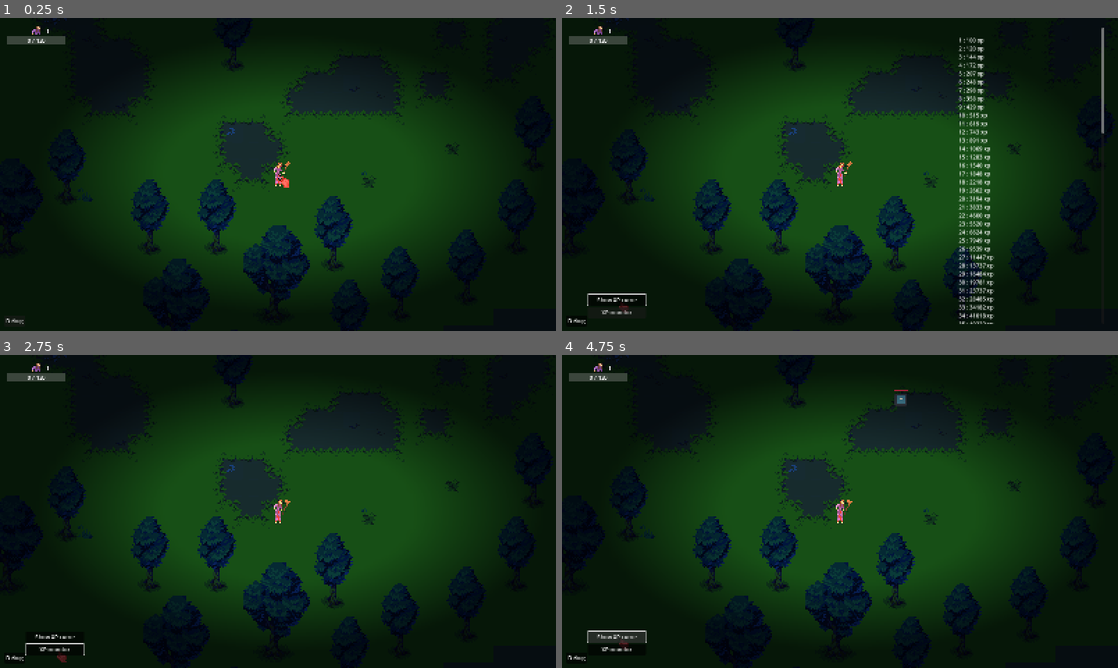
Above: before the commit, frames 1-4 (two rows, left to right).
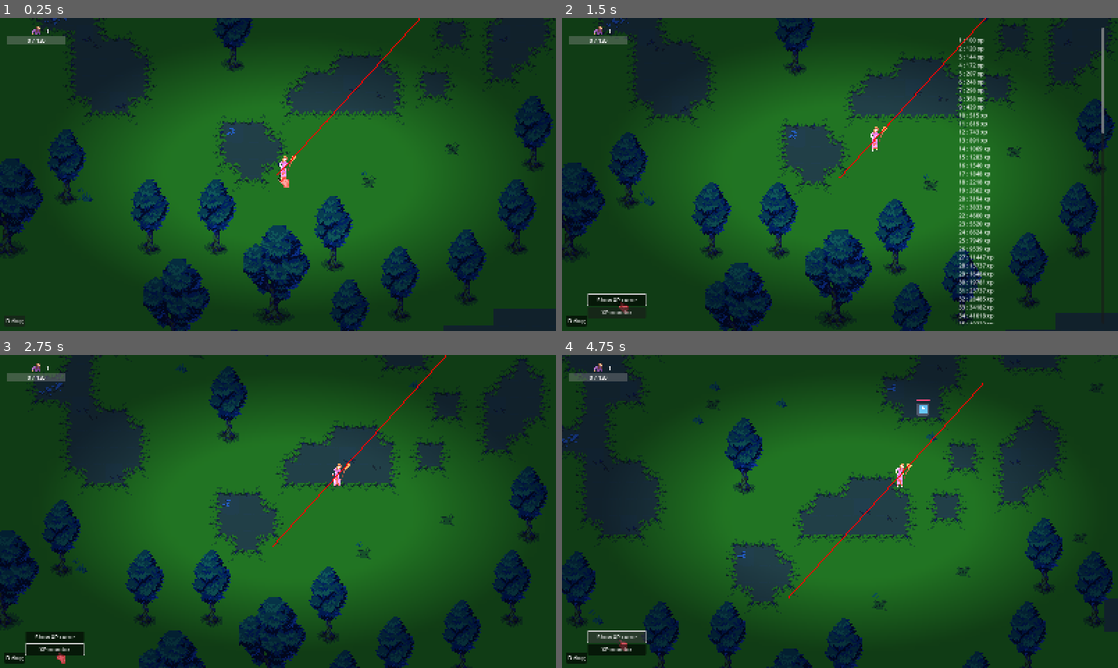
Above: after the commit, the same moments.

Repository: astonedf/Survivor
Game: Godot game, scene res://scenes/main/main.tscn
Same seed, same stepped clock (60 frames per second), same inputs: the game is played once before the commit and once after it. The engine's default icon, where the game draws it, is replaced by a stand-in: a white triangle on a blue panel in a dark square.
Inputs:
- Up to frame 1 (0.25 s): no input
- Up to frame 2 (1.5 s): click "Debug" at 0.5 s; click "Show XP curve" at 1.25 s
- Up to frame 3 (2.75 s): click "XP monitor" at 2 s
- Up to frame 4 (4.75 s): click "Debug" at 2.75 s; click "Debug" at 3.5 s; click "Show XP curve" at 4.25 s

The runs differ from the first frame. In frame 1, 96% of the frame differs, in the area x 0-100%, y 0-100%; in frame 2, 92%; in frame 3, 95%; in frame 4, 95%.

Commit message:
witch auto move test

Diff:
--- a/Survivor/characters/the_witch/the_witch.gd
+++ b/Survivor/characters/the_witch/the_witch.gd
@@ -2,15 +2,18 @@
 
 
 @export var speed: int
+@export var Goal: Node = null
 
 @onready var fireball: Fireball = $Fireball
 
 var destination: Vector2
 var target_position: Vector2
 var direction
+var given_direction: bool = false
 
 
 func _ready() -> void:
+	$NavigationAgent2D.target_position = Goal.global_position
 	destination = global_position
 	fireball.cast()
 
@@ -18,27 +21,35 @@
 func _unhandled_input(event: InputEvent) -> void:
 	if event.is_action_pressed("RMB"):
 		destination = get_global_mouse_position()
+		given_direction = true
 
 
 func _physics_process(delta):
+	if given_direction:
+		var mouse_distance = position.distance_to(get_global_mouse_position())
+		mouse_distance = remap(mouse_distance, 100, 1000, 0.1, 1)
+
+		if destination.x > position.x:
+			direction = 1
+		else:
+			direction = -1
+
+		if position.distance_to(destination) > 3:
+			target_position = (destination - position).normalized()
+			velocity = target_position * speed
+			move_and_slide()
+		else:
+			velocity = Vector2(0,0)
+
+			handle_movement_anim(direction)
+	else:
+		if !$NavigationAgent2D.is_target_reached():
+			var nav_point_direction = $NavigationAgent2D.get_next_path_position()
+			velocity = global_position.direction_to(nav_point_direction) * speed
+			move_and_slide()
 	TheWitchManager.position_updated.emit(global_position)
 
-	var mouse_distance = position.distance_to(get_global_mouse_position())
-	mouse_distance = remap(mouse_distance, 100, 1000, 0.1, 1)
 
-	if destination.x > position.x:
-		direction = 1
-	else:
-		direction = -1
-
-	if position.distance_to(destination) > 3:
-		target_position = (destination - position).normalized()
-		velocity = target_position * speed
-		move_and_slide()
-	else:
-		velocity = Vector2(0,0)
-
-	handle_movement_anim(direction)
 
 
 func handle_movement_anim(dir):
--- a/Survivor/characters/the_witch/the_witch.tscn
+++ b/Survivor/characters/the_witch/the_witch.tscn
@@ -170,6 +170,11 @@
 shape = SubResource("CapsuleShape2D_upxre")
 debug_color = Color(0.899529, 0.259243, 0.453668, 0.42)
 
+[node name="NavigationAgent2D" type="NavigationAgent2D" parent="."]
+path_desired_distance = 3.0
+target_desired_distance = 3.0
+debug_enabled = true
+
 [connection signal="timeout" from="EnemySpawner/SpawnTimer" to="EnemySpawner" method="_on_spawn_timer_timeout"]
 [connection signal="animation_finished" from="AnimationPlayer" to="." method="_on_animation_player_animation_finished"]
 [connection signal="body_entered" from="WeaponPickupRangeArea" to="." method="_on_weapon_pickup_range_area_body_entered"]
--- a/Survivor/scenes/main/main.tscn
+++ b/Survivor/scenes/main/main.tscn
@@ -657,6 +657,11 @@
 sources/1 = SubResource("TileSetAtlasSource_lquwl")
 sources/2 = SubResource("TileSetAtlasSource_7mycd")
 
+[sub_resource type="NavigationPolygon" id="NavigationPolygon_hujxm"]
+vertices = PackedVector2Array(664.547, 407.281, 456.438, 623.313, 56.0938, 652.961, -332.492, 617.898, -318.328, 354.633, -65.1563, 241.422, 1021.24, 19.4688, -47.4609, -700.07, 2.5625, -894.297, 1001.9, -935.977, 1542.65, -908.203, 1672.17, -778.68, 1438.13, -223.703, 1293.31, -0.601563, -198.117, 98.4922, -398.102, 121.258, -564.742, -221.711, -396.742, -527.43, 929, 231.297)
+polygons = Array[PackedInt32Array]([PackedInt32Array(0, 1, 2, 3, 4, 5, 6), PackedInt32Array(7, 8, 9, 10, 11, 12, 13, 6, 14), PackedInt32Array(14, 15, 16, 17, 7), PackedInt32Array(5, 14, 6), PackedInt32Array(0, 6, 18)])
+outlines = Array[PackedVector2Array]([PackedVector2Array(56, 663, 461, 633, 671, 415, 937, 238, 1028, 29, 1299, 9, 1447, -219, 1684, -781, 1547, -918, 1002, -946, -5, -904, -5, -905, -56, -707, -404, -535, -576, -222, -404, 132, -202, 109, -82, 238, -328, 348, -343, 627)])
+
 [node name="Main" type="Node2D"]
 
 [node name="TileMap" type="TileMapLayer" parent="."]
@@ -680,10 +685,12 @@
 tile_map_data = PackedByteArray("AAD1//r/AQABAAEAAAD1//v/AQABAAEAAAD1//z/AQABAAEAAAD1//3/AQABAAEAAAD1//7/AQABAAEAAAD1// …(70992 unchanged characters)…
 tile_set = SubResource("TileSet_1bvp3")
 
-[node name="TheWitch" parent="." instance=ExtResource("4_yyfjg")]
+[node name="TheWitch" parent="." node_paths=PackedStringArray("Goal") instance=ExtResource("4_yyfjg")]
 position = Vector2(340, 284)
+Goal = NodePath("../Marker2D")
 
 [node name="DirectionalLight2D" type="DirectionalLight2D" parent="."]
+visible = false
 color = Color(1, 1, 1, 0.611765)
 blend_mode = 1
 
@@ -693,3 +700,9 @@
 
 [node name="Level_upgrades" parent="Hud" instance=ExtResource("7_hujxm")]
 visible = false
+
+[node name="NavigationRegion2D" type="NavigationRegion2D" parent="."]
+navigation_polygon = SubResource("NavigationPolygon_hujxm")
+
+[node name="Marker2D" type="Marker2D" parent="."]
+position = Vector2(898, -329)
--- a/Survivor/ui/level_upgrades/spell_tree.tscn
+++ b/Survivor/ui/level_upgrades/spell_tree.tscn
@@ -12,7 +12,7 @@
 
 [node name="2" type="Sprite2D" parent="."]
 texture_filter = 1
-position = Vector2(1064, 447.6)
+position = Vector2(1368, 456)
 scale = Vector2(1.78, 1.78)
 texture = ExtResource("1_12ppc")
 
@@ -58,7 +58,6 @@
 offset_bottom = 126.384
 grow_horizontal = 1
 grow_vertical = 1
-text = "XP"
 
 [node name="TreeButton2" parent="HandTree" instance=ExtResource("1_em4sy")]
 self_modulate = Color(1, 0, 0, 1)
@@ -69,7 +68,6 @@
 offset_bottom = 128.384
 grow_horizontal = 1
 grow_vertical = 1
-text = "DMG"
 
 [node name="TreeButton3" parent="HandTree" instance=ExtResource("1_em4sy")]
 self_modulate = Color(1, 0, 0, 1)
@@ -80,7 +78,6 @@
 offset_bottom = 336.384
 grow_horizontal = 1
 grow_vertical = 1
-text = "HEAL"
 
 [node name="TreeButton4" parent="HandTree" instance=ExtResource("1_em4sy")]
 self_modulate = Color(1, 0, 0, 1)
@@ -91,7 +88,6 @@
 offset_bottom = 440.384
 grow_horizontal = 1
 grow_vertical = 1
-text = "CD"
 
 [node name="TreeButton5" parent="HandTree" instance=ExtResource("1_em4sy")]
 self_modulate = Color(1, 0, 0, 1)
@@ -102,7 +98,6 @@
 offset_bottom = 336.384
 grow_horizontal = 1
 grow_vertical = 1
-text = "SHIELD"
 
 [node name="TreeButton6" parent="HandTree" instance=ExtResource("1_em4sy")]
 self_modulate = Color(1, 1, 0, 1)
@@ -113,7 +108,6 @@
 offset_bottom = 272.384
 grow_horizontal = 1
 grow_vertical = 1
-text = "REVIVE"
 
 [node name="1" type="Sprite2D" parent="."]
 texture_filter = 1
@@ -295,7 +289,6 @@
 offset_bottom = 128.384
 grow_horizontal = 1
 grow_vertical = 1
-text = "Fire"
 
 [node name="TreeButton2" parent="WitchTree" instance=ExtResource("1_em4sy")]
 self_modulate = Color(1, 0, 1, 1)
@@ -307,7 +300,6 @@
 offset_bottom = 288.384
 grow_horizontal = 1
 grow_vertical = 1
-text = "DMG"
 
 [node name="TreeButton3" parent="WitchTree" instance=ExtResource("1_em4sy")]
 self_modulate = Color(0, 0.509804, 1, 1)
@@ -319,7 +311,6 @@
 offset_bottom = 128.384
 grow_horizontal = 1
 grow_vertical = 1
-text = "lightng"
 
 [node name="TreeButton4" parent="WitchTree" instance=ExtResource("1_em4sy")]
 self_modulate = Color(0, 1, 1, 1)
@@ -331,7 +322,6 @@
 offset_bottom = 288.384
 grow_horizontal = 1
 grow_vertical = 1
-text = "Stun"
 
 [node name="TreeButton5" parent="WitchTree" instance=ExtResource("1_em4sy")]
 self_modulate = Color(0, 1, 1, 1)
@@ -343,7 +333,6 @@
 offset_bottom = 288.384
 grow_horizontal = 1
 grow_vertical = 1
-text = "DoT"
 
 [node name="TreeButton19" parent="WitchTree" instance=ExtResource("1_em4sy")]
 self_modulate = Color(0, 1, 1, 1)
@@ -355,7 +344,6 @@
 offset_bottom = 288.384
 grow_horizontal = 1
 grow_vertical = 1
-text = "Nbr"
 
 [node name="TreeButton6" parent="WitchTree" instance=ExtResource("1_em4sy")]
 self_modulate = Color(0, 1, 1, 1)
@@ -367,7 +355,6 @@
 offset_bottom = 288.384
 grow_horizontal = 1
 grow_vertical = 1
-text = "Nbr"
 
 [node name="TreeButton7" parent="WitchTree" instance=ExtResource("1_em4sy")]
 self_modulate = Color(0, 0.509804, 1, 1)
@@ -379,7 +366,6 @@
 offset_bottom = 448.384
 grow_horizontal = 1
 grow_vertical = 1
-text = "Wind"
 
 [node name="TreeButton17" parent="WitchTree" instance=ExtResource("1_em4sy")]
 self_modulate = Color(0, 0.509804, 1, 1)
@@ -391,7 +377,6 @@
 offset_bottom = 768.384
 grow_horizontal = 1
 grow_vertical = 1
-text = "Water"
 
 [node name="TreeButton8" parent="WitchTree" instance=ExtResource("1_em4sy")]
 self_modulate = Color(0, 0.509804, 1, 1)
@@ -403,7 +388,6 @@
 offset_bottom = 768.384
 grow_horizontal = 1
 grow_vertical = 1
-text = "Plant"
 
 [node name="TreeButton9" parent="WitchTree" instance=ExtResource("1_em4sy")]
 self_modulate = Color(0, 0.509804, 1, 1)
@@ -415,7 +399,6 @@
 offset_bottom = 448.384
 grow_horizontal = 1
 grow_vertical = 1
-text = "Earth"
 
 [node name="TreeButton10" parent="WitchTree" instance=ExtResource("1_em4sy")]
 self_modulate = Color(1, 0, 1, 1)
@@ -427,7 +410,6 @@
 offset_bottom = 528.384
 grow_horizontal = 1
 grow_vertical = 1
-text = "Speed"
 
 [node name="TreeButton11" parent="WitchTree" instance=ExtResource("1_em4sy")]
 self_modulate = Color(1, 0, 1, 1)
@@ -439,7 +421,6 @@
 offset_bottom = 608.384
 grow_horizontal = 1
 grow_vertical = 1
-text = "Regen"
 
 [node name="TreeButton12" parent="WitchTree" instance=ExtResource("1_em4sy")]
 self_modulate = Color(1, 0, 1, 1)
@@ -451,7 +432,6 @@
 offset_bottom = 448.384
 grow_horizontal = 1
 grow_vertical = 1
-text = "Health"
 
 [node name="TreeButton13" parent="WitchTree" instance=ExtResource("1_em4sy")]
 self_modulate = Color(1, 0, 1, 1)
@@ -463,7 +443,6 @@
 offset_bottom = 448.384
 grow_horizontal = 1
 grow_vertical = 1
-text = "CD"
 
 [node name="TreeButton14" parent="WitchTree" instance=ExtResource("1_em4sy")]
 self_modulate = Color(1, 0, 1, 1)
@@ -475,7 +454,6 @@
 offset_bottom = 608.384
 grow_horizontal = 1
 grow_vertical = 1
-text = "Size"
 
 [node name="TreeButton15" parent="WitchTree" instance=ExtResource("1_em4sy")]
 self_modulate = Color(0, 1, 1, 1)
@@ -487,7 +465,6 @@
 offset_bottom = 608.384
 grow_horizontal = 1
 grow_vertical = 1
-text = "Slow"
 
 [node name="TreeButton16" parent="WitchTree" instance=ExtResource("1_em4sy")]
 self_modulate = Color(0, 1, 1, 1)
@@ -499,7 +476,6 @@
 offset_bottom = 608.384
 grow_horizontal = 1
 grow_vertical = 1
-text = "Nbr"
 
 [node name="TreeButton18" parent="WitchTree" instance=ExtResource("1_em4sy")]
 self_modulate = Color(0, 1, 1, 1)
@@ -511,4 +487,3 @@
 offset_bottom = 608.384
 grow_horizontal = 1
 grow_vertical = 1
-text = "Nbr"
--- a/Survivor/ui/level_upgrades/tree_button.tscn
+++ b/Survivor/ui/level_upgrades/tree_button.tscn
@@ -1,6 +1,9 @@
-[gd_scene format=3 uid="uid://bglumh3jmdfw7"]
+[gd_scene load_steps=2 format=3 uid="uid://bglumh3jmdfw7"]
 
-[node name="TreeButton" type="Button"]
+[ext_resource type="Texture2D" uid="uid://cg0ctg8ik8y44" path="res://assets/6.png" id="1_ps4t6"]
+
+[node name="TreeButton" type="TextureButton"]
+texture_filter = 1
 anchors_preset = -1
 anchor_right = 0.04
 anchor_bottom = 0.071
@@ -8,21 +11,24 @@
 grow_horizontal = 2
 grow_vertical = 2
 tooltip_text = "Description of the spell or upgrade"
+texture_normal = ExtResource("1_ps4t6")
+stretch_mode = 0
 
 [node name="upgrade_amount" type="ColorRect" parent="."]
 layout_mode = 0
-offset_left = 32.0
-offset_top = 48.0
-offset_right = 72.0
-offset_bottom = 72.0
+offset_left = 42.0
+offset_top = 42.0
+offset_right = 82.0
+offset_bottom = 66.0
 mouse_filter = 2
-color = Color(0.0885599, 0.0885599, 0.0885599, 1)
+color = Color(0.705882, 0.654902, 0.580392, 1)
 
 [node name="n_upgrade" type="Label" parent="upgrade_amount"]
 layout_mode = 0
 offset_left = 7.0
 offset_right = 39.0
 offset_bottom = 23.0
+theme_override_colors/font_color = Color(0.92549, 0.866667, 0.752941, 1)
 text = "0"
 
 [node name="max_upgrade" type="Label" parent="upgrade_amount"]
@@ -30,5 +36,6 @@
 offset_left = 2.0
 offset_right = 34.0
 offset_bottom = 23.0
+theme_override_colors/font_color = Color(0.92549, 0.866667, 0.752941, 1)
 text = "/5"
 horizontal_alignment = 2
Binary file added: Survivor/assets/17.png
Not shown, added: Survivor/assets/17.png.import
Binary file added: Survivor/assets/23.png
Not shown, added: Survivor/assets/23.png.import
Binary file added: Survivor/assets/6.png
Not shown, added: Survivor/assets/6.png.import
Not shown: 1 places in Survivor/scenes/main/main.tscn that only renumber resources
